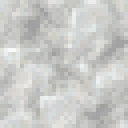
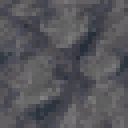
Before/after of a 128 × 128 layered artwork. What changed in the layer stack:
"gray_bud": opacity 25% → 20%, blend darken → normal over [0, 0, 128, 128]
hid "calcite" over [0, 0, 128, 128]
added layer "smooth_basalt.png" in group "bud_block" over [0, 0, 128, 128]
added layer "black" in group "bud_block" over [0, 0, 128, 128]
added layer "gray" in group "bud_block" over [0, 0, 128, 128]
hid "white" over [0, 0, 128, 128]
